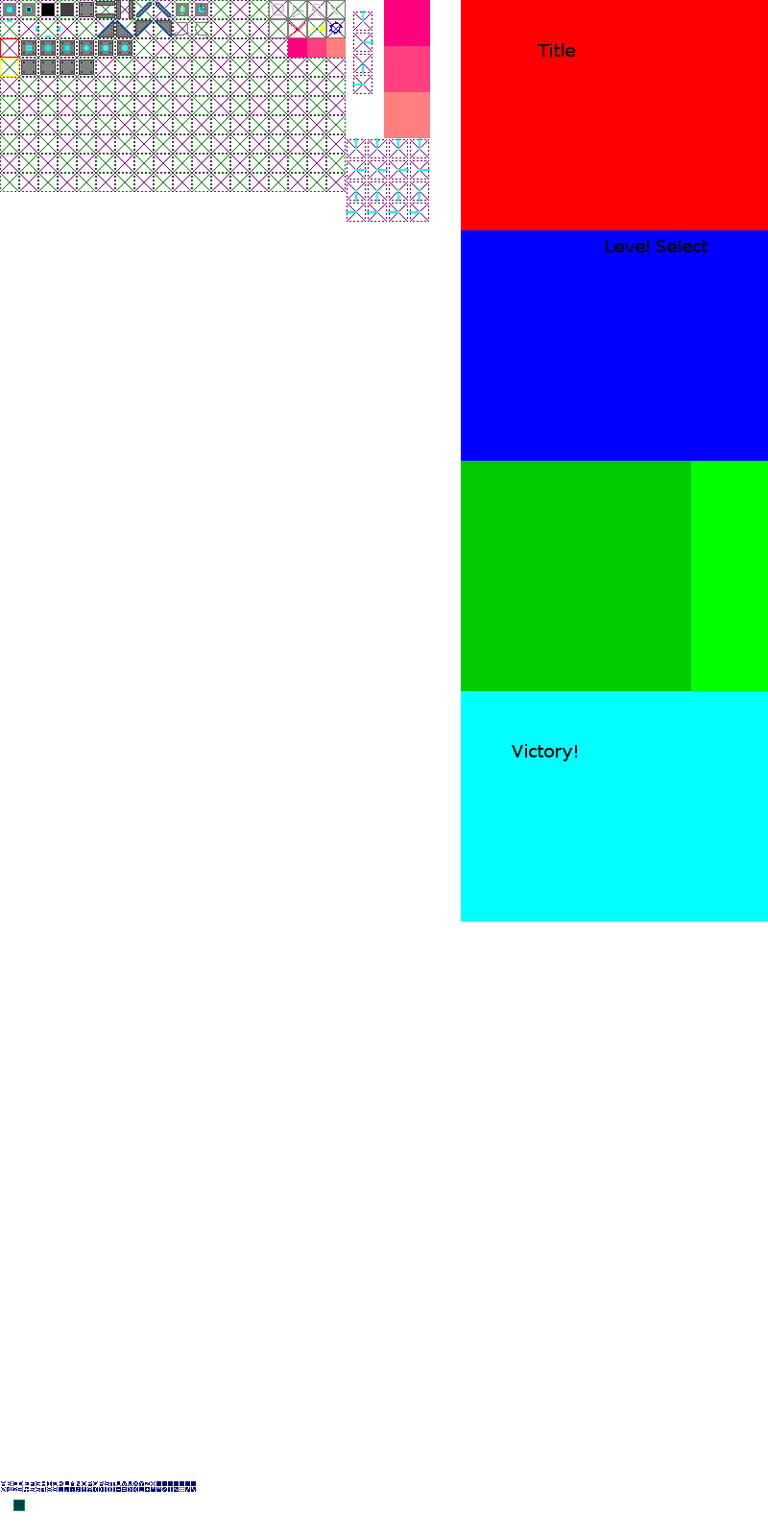
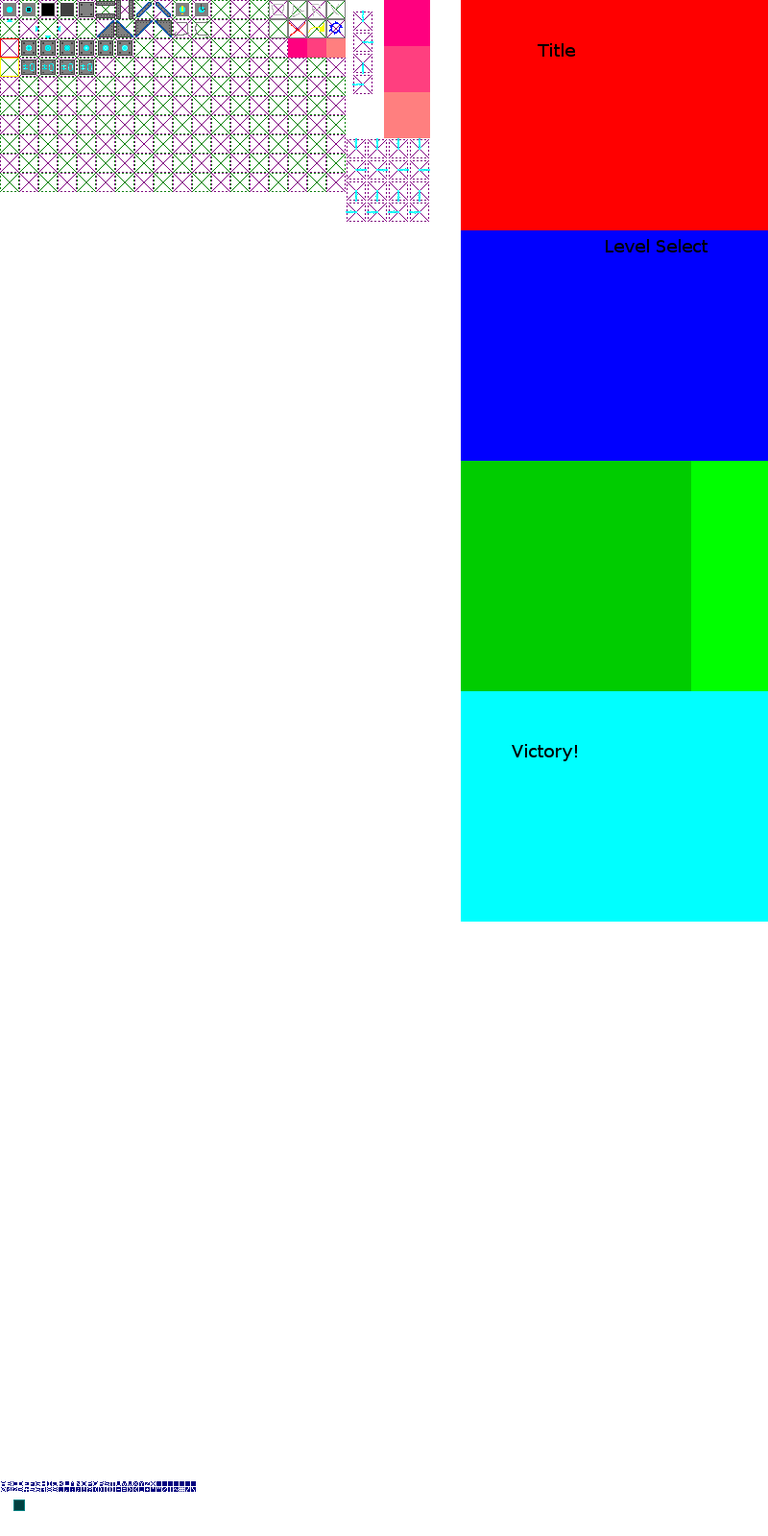
Two versions of the same layered image (768px x 1536px). Layer-by-layer changes:
painted on "stuff" over [23,62,93,72]
